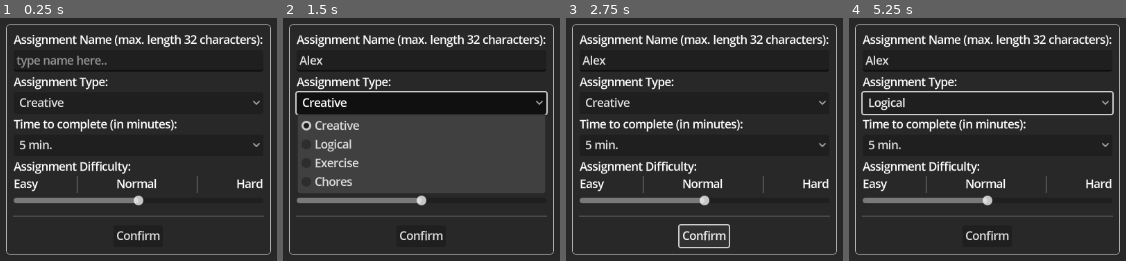
Above: before the commit, frames 1-4 (left to right).
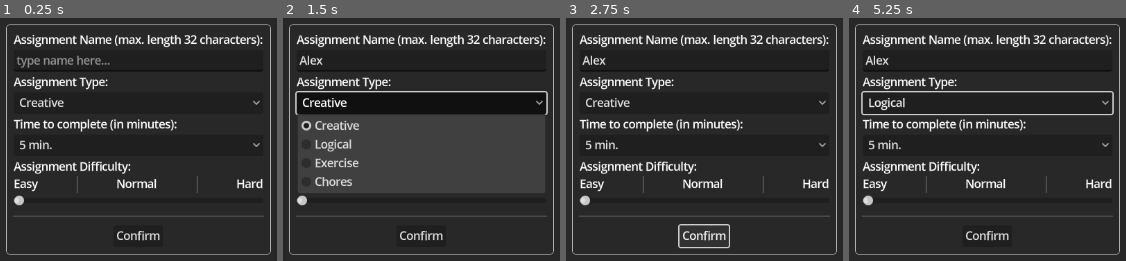
Above: after the commit, the same moments.

Repository: TheLinkNing/Gameify_App_Tek_Projekt
Game: Godot game, scene res://App_Files/Scenes/assignment_input.tscn
Two runs of this game, one before a commit and one after it. Both use one fixed random seed, a clock stepped at 60 frames per second and the inputs below.
Inputs (mouse positions are in pixels of both pictures, inside the frame that each line leads up to):
- Up to frame 1 (0.25 s): no input
- Up to frame 2 (1.5 s): click (421, 61) at 0.52 s; type "Alex" at 0.6 s; click "Creative" at 1.25 s
- Up to frame 3 (2.75 s): click "Confirm" at 2 s
- Up to frame 4 (5.25 s): click "Confirm" at 2.75 s; click "5 min." at 3.5 s; click "Creative" at 4.25 s; click "5 min." at 5 s

The runs differ from the first frame. In frame 1, 1.1% of the frame differs, in the area x 5-52%, y 18-78%; in frame 2, 1.1%; in frame 3, 1.1%; in frame 4, 1.1%.

Commit message:
Fixed some bugs, changed a bit of UI, and added setters on assignment variables

Diff:
--- a/App_Files/Scenes/assignment_input.tscn
+++ b/App_Files/Scenes/assignment_input.tscn
@@ -67,7 +67,7 @@
 [node name="input_name" type="LineEdit" parent="container/edger/mother_seperator/ass_name"]
 unique_name_in_owner = true
 layout_mode = 2
-placeholder_text = "type name here.."
+placeholder_text = "type name here..."
 max_length = 32
 
 [node name="ass_type" type="VBoxContainer" parent="container/edger/mother_seperator"]
@@ -108,6 +108,7 @@
 unique_name_in_owner = true
 layout_mode = 2
 selected = 0
+allow_reselect = true
 item_count = 4
 popup/item_0/text = "5 min."
 popup/item_0/id = 0
@@ -155,7 +156,6 @@
 unique_name_in_owner = true
 layout_mode = 2
 max_value = 2.0
-value = 1.0
 
 [node name="HSeparator" type="HSeparator" parent="container/edger/mother_seperator"]
 custom_minimum_size = Vector2(0, 20)
--- a/App_Files/Scripts/assignment.gd
+++ b/App_Files/Scripts/assignment.gd
@@ -1,14 +1,57 @@
 extends Node
 class_name	new_assignment
 
-# type of assignment, defined through a preditermined list of possible assignments
+# type of assignment in int
 var ass_type: int
-# time in minutes
+# type of assignment derived from ass_type
+var ass_type_str: String:
+	get:
+		match ass_type:
+			0:
+				return "Creative"
+			1:
+				return "Logical"
+			2:
+				return "Exercise"
+			3:
+				return "Chores"
+			_:
+				return "idk"
+
+# time in int
 var ass_time: int
-# difficulty on a scale of easy to difficult
+# time in minutes, where it derives the time based on ass_time
+var ass_time_min: int:
+	get:
+		match ass_time:
+			0:
+				return 5
+			1:
+				return 10
+			2:
+				return 15
+			3:
+				return 30
+			_:
+				return 68
+
+# difficulty in int
 var ass_diff: int
+# difficulty from easy to hard derives the difficulty from ass_diff
+var ass_diff_str: String:
+	get:
+		match ass_time:
+			0:
+				return "Easy"
+			1:
+				return "Normal"
+			2:
+				return "Hard"
+			_:
+				return "IMPOSSIBLE"
 
-# This function assigns values for the current assignment
+
+# This function assigns values for the current instance of assignment
 func make_new_assignment(new_name, new_ass_type, new_ass_time, new_ass_diff):
 
 	name = new_name
@@ -16,4 +59,5 @@
 	ass_time = new_ass_time
 	ass_diff = new_ass_diff
 
-	print(name + " " + str(ass_type) + " " + str(ass_time) + " " + str(ass_diff))
+	# prints the results for debuging purposses
+	print(name + " " + ass_type_str + " " + str(ass_time_min) + "min. " + ass_diff_str)
--- a/App_Files/Scripts/assignment_manager.gd
+++ b/App_Files/Scripts/assignment_manager.gd
@@ -3,6 +3,6 @@
 const ASSIGNMENT: PackedScene = preload("res://App_Files/Scenes/assignment.tscn")
 
 func instantiate_new_assignment(ass_name, ass_type, ass_time, ass_diff):
-	var new_assignment = ASSIGNMENT.instantiate()
-	add_child(new_assignment)
-	new_assignment.make_new_assignment(ass_name, ass_type, ass_time, ass_diff)
+	var newr_assignment = ASSIGNMENT.instantiate()
+	add_child(newr_assignment)
+	newr_assignment.make_new_assignment(ass_name, ass_type, ass_time, ass_diff)
